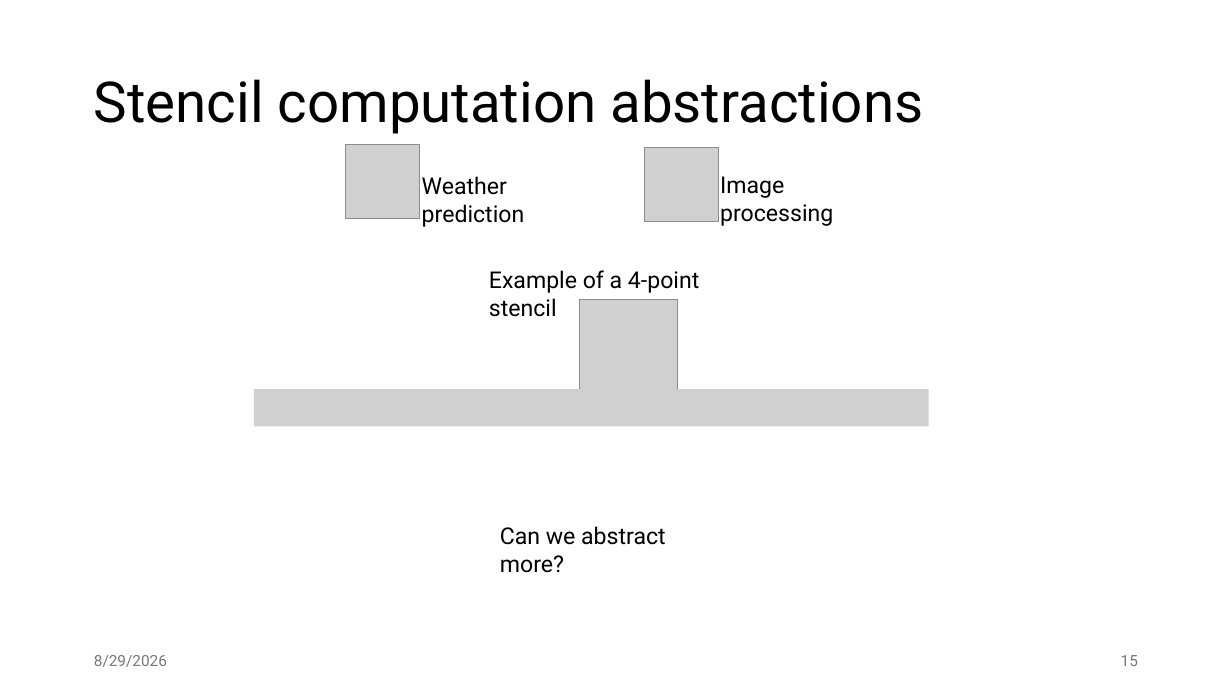
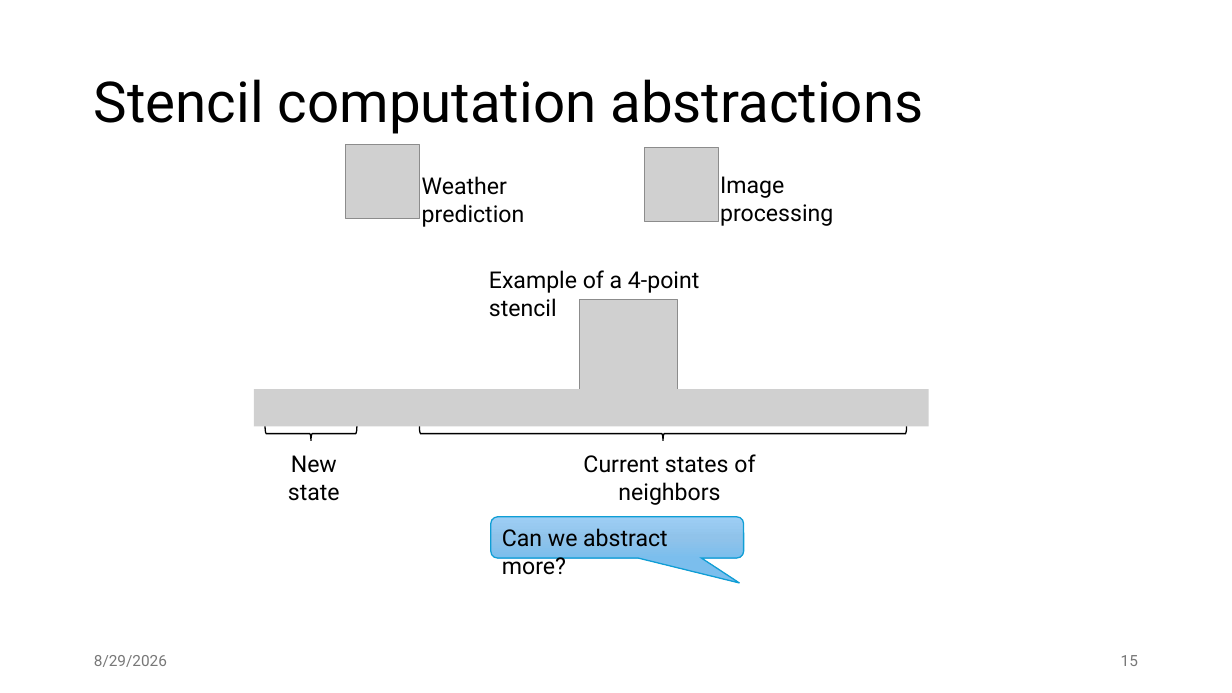
Before and after one commit to jiriklepl/phd-thesis, a slide deck: slide 15 of slides/Optimizing Memory Layouts and Traversal Orders in High-Performance Computing.pptx. Drawn at 1232x693 pixels with LibreOffice and Linux fonts; fonts in the diff are those of the drawing; grey boxes stand for pictures. Boxes give left, top, right and bottom in pixels: in the first picture for what was removed or moved away, otherwise in the second. Text is boxed around its words. In the diff, an @@ line names an element or a change of style, - is before the commit and + after.

```diff
--- a/slides/Optimizing Memory Layouts and Traversal Orders in High-Performance Computing.pptx
+++ b/slides/Optimizing Memory Layouts and Traversal Orders in High-Performance Computing.pptx
@@ right brace added at box(266, 427, 357, 441), outline #000000 1 pt @@
@@ right brace added at box(420, 427, 907, 441), outline #000000 1 pt @@
@@ text added at box(288, 455, 340, 501), 18 pt, text #000000 @@
+New state
@@ text added at box(583, 454, 755, 505), 18 pt, text #000000 @@
+Current states of neighbors
@@ rounded speech box "Can we abstract more?": place and size @@
-rounded speech box "Can we abstract more?" at box(500, 526, 666, 573)
+rounded speech box "Can we abstract more?" at box(491, 517, 744, 558)
@@ rounded speech box "Can we abstract more?" at box(491, 517, 744, 558): fill none to gradient #9ECFF5 to #90C4EB to #7CBEED; outline none to #0F9ED5 1 pt @@
```
Also in this commit, not shown: 9 other slides changed, 2 other files.
